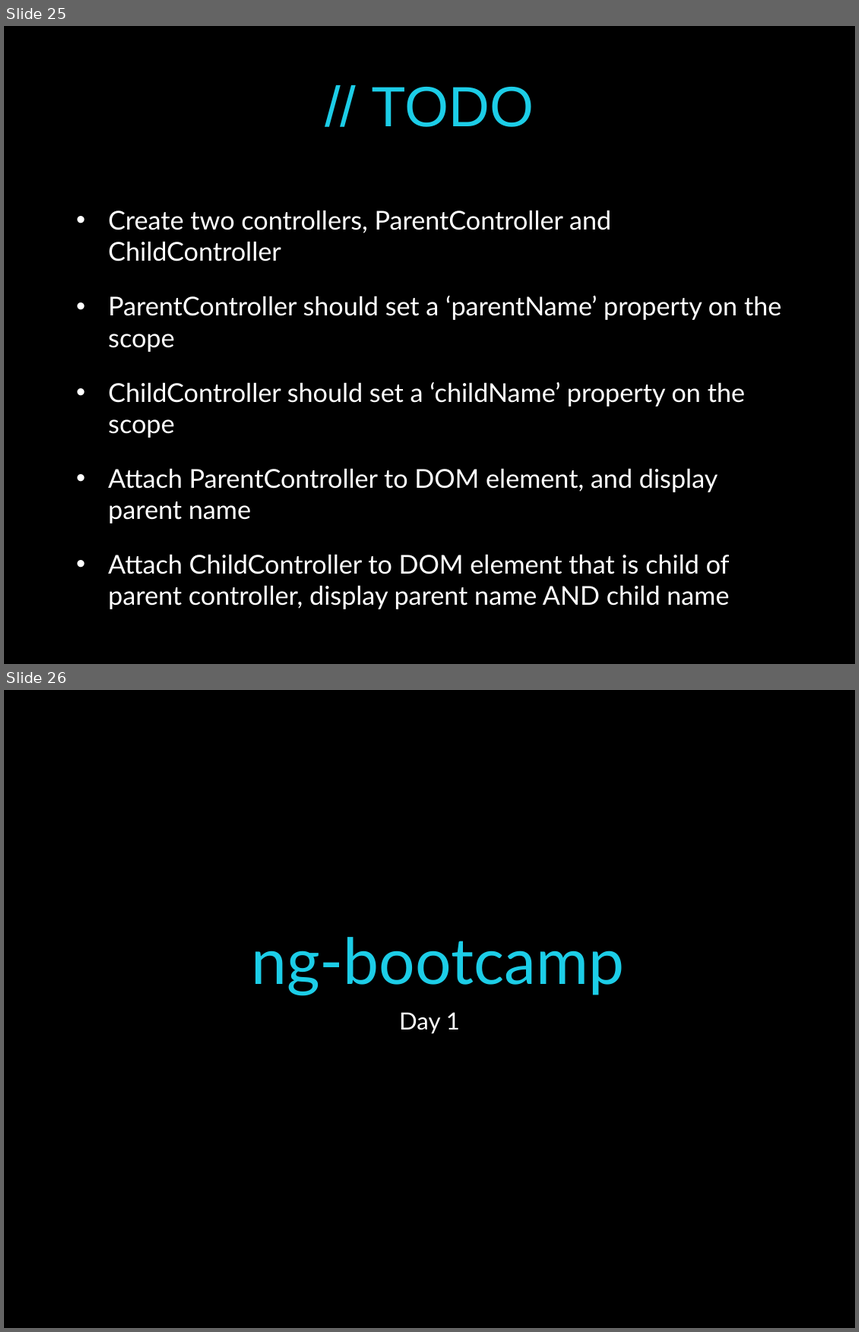
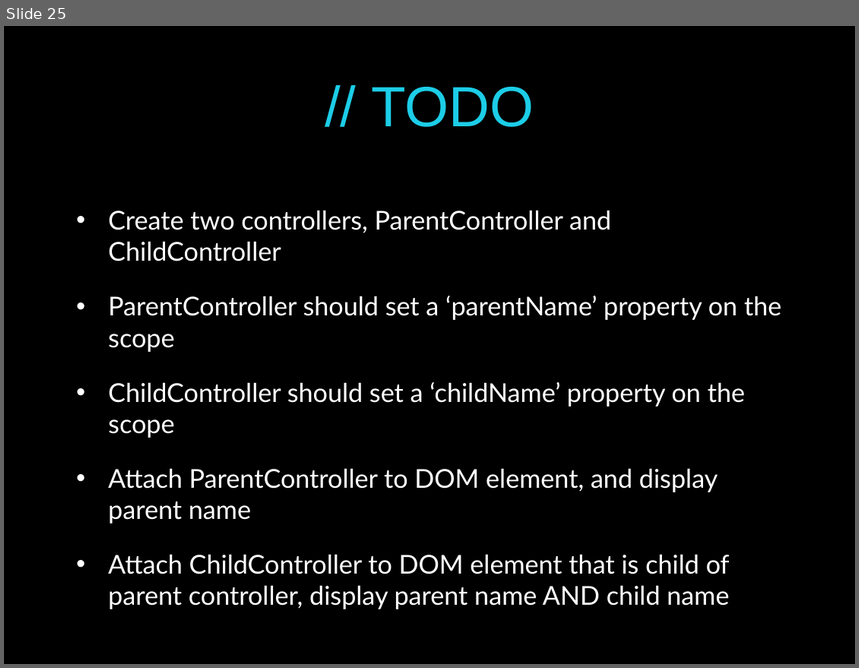
Before and after one commit to pmaccart/ng-bootcamp, a slide deck: slides/ng-bootcamp-day-1.pptx. Shown one above the other, each under a label of ours: slides 25 and 26 before the commit, slide 25 after it. The pictures are 859x1332 and 859x668 pixels, drawn with LibreOffice and Linux fonts; fonts in the diff are those of the drawing. Boxes give left, top, right and bottom in pixels: in the first picture for what was removed or moved away, otherwise in the second. Text is boxed around its words. In the diff, an @@ line names an element or a change of style, - is before the commit and + after.

```diff
--- a/slides/ng-bootcamp-day-1.pptx
+++ b/slides/ng-bootcamp-day-1.pptx
@@ slide 26 removed at <box>4,690,855,1328</box>, background #000000 @@
@@ title removed at <box>251,937,624,996</box> @@
-ng-bootcamp
@@ subtitle removed at <box>399,1012,460,1034</box> @@
-Day 1
```
Also in this commit, not shown: 21 other slides removed, 2 other files.
